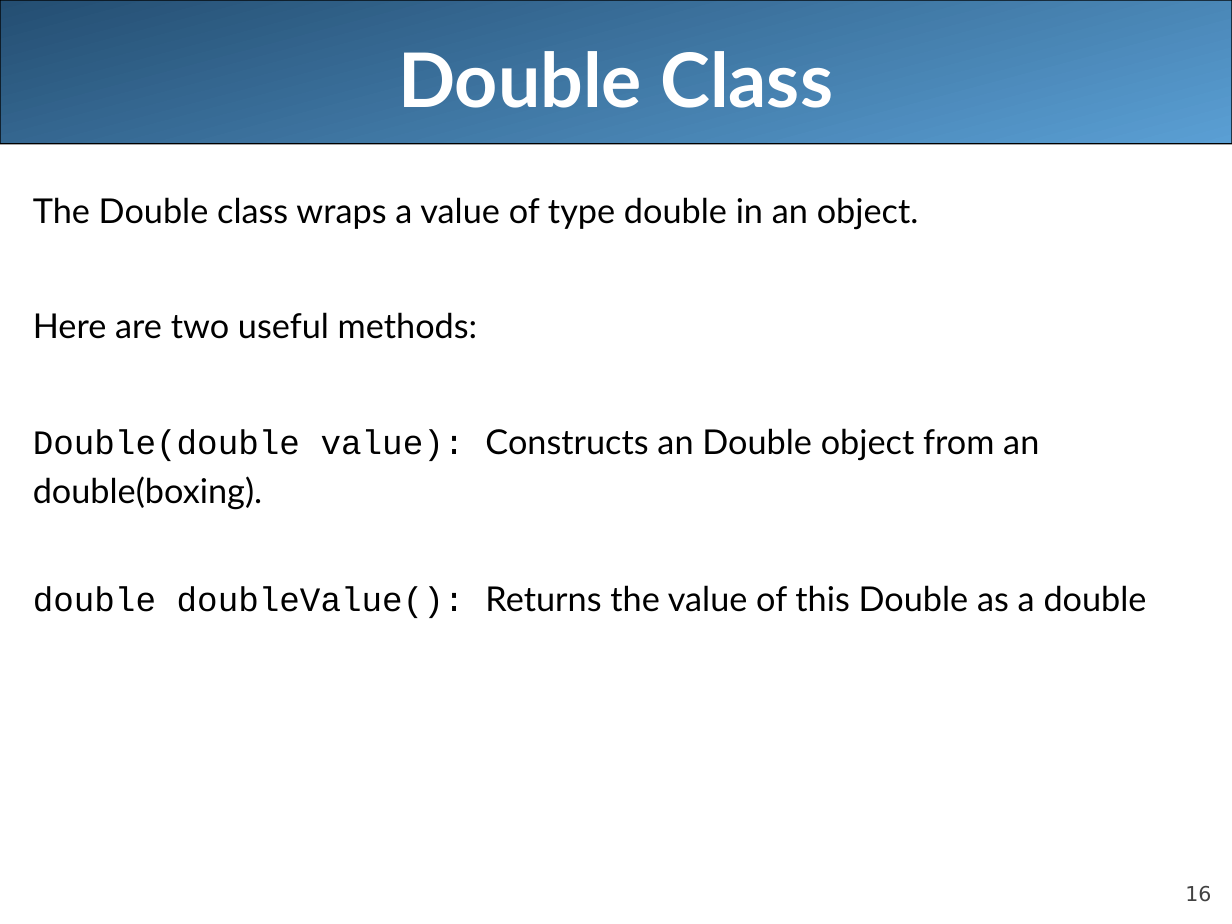
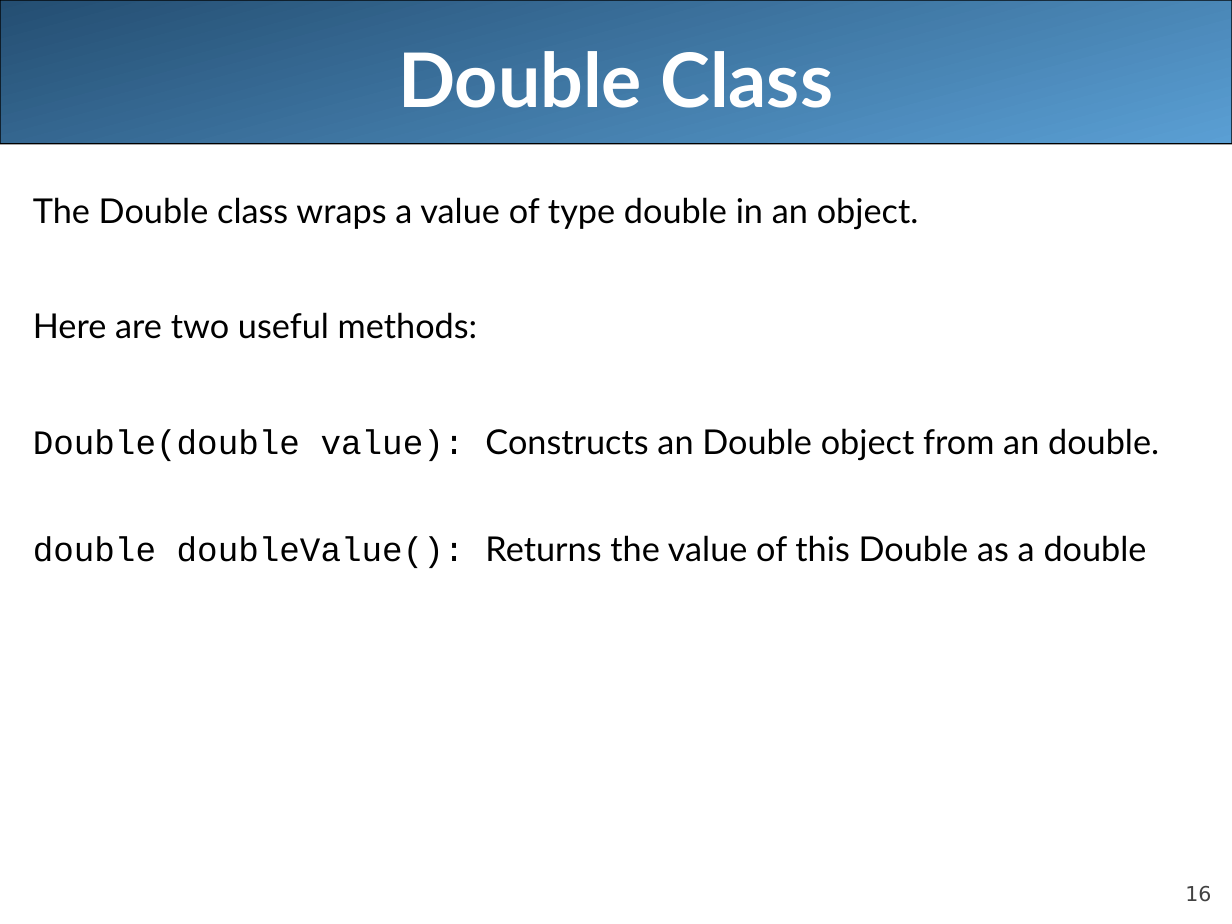
Before and after one commit to LongBaoNguyen/longbaonguyen.github.io, a slide deck: slide 16 of courses/apcsa/lecture7.ppt. Drawn at 1232x924 pixels with LibreOffice and Linux fonts; fonts in the diff are those of the drawing. Boxes give left, top, right and bottom in pixels: in the first picture for what was removed or moved away, otherwise in the second. Text is boxed around its words. In the diff, an @@ line names an element or a change of style, - is before the commit and + after.

```diff
--- a/courses/apcsa/lecture7.ppt
+++ b/courses/apcsa/lecture7.ppt
@@ text at (x1=33, y1=428, x2=1159, y2=461): text changed @@
-Double(double value): Constructs an Double object from an double(boxing).
+Double(double value): Constructs an Double object from an double.
```
Also in this commit, not shown: 4 other slides changed, 1 slide added, 1 slide removed, 1 other file.
